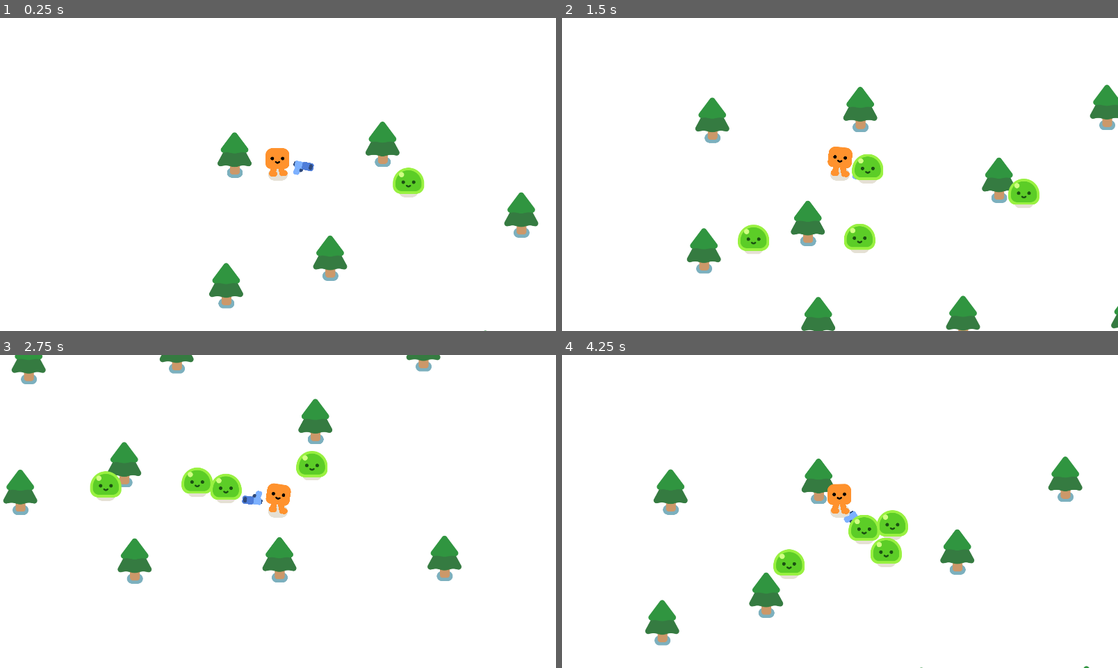
Above: before the commit, frames 1-4 (two rows, left to right).
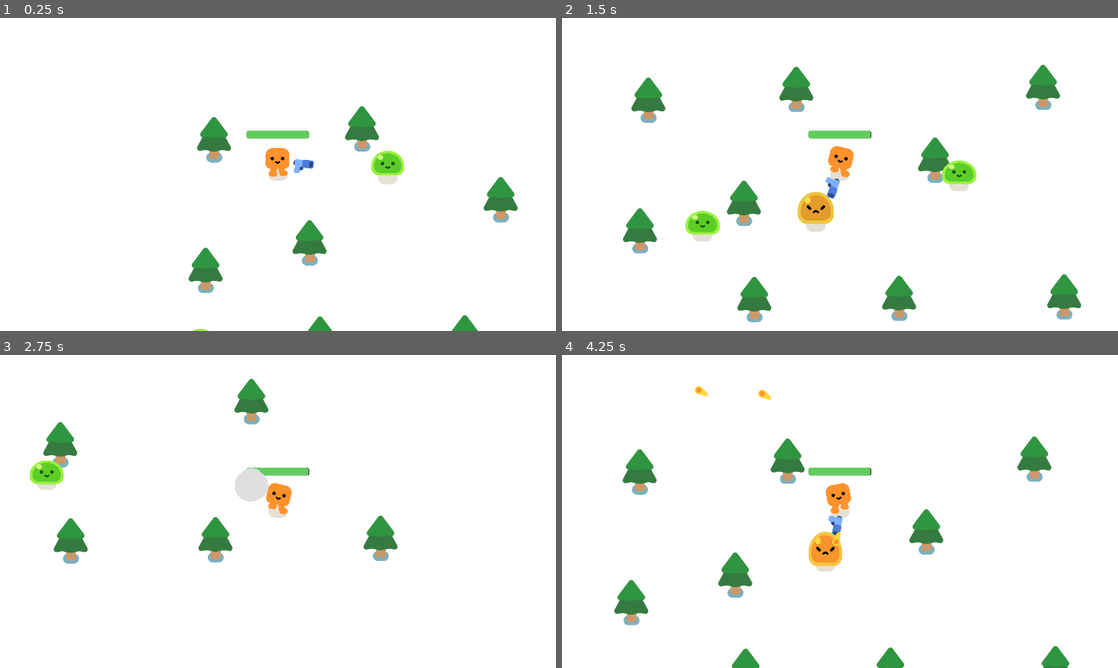
Above: after the commit, the same moments.

Repository: marjangoglani/2D_project_start_tutorial
Game: Godot game, scene res://game.tscn
Same seed, same stepped clock (60 frames per second), same inputs: the game is played once before the commit and once after it.
Inputs:
- Up to frame 1 (0.25 s): no input
- Up to frame 2 (1.5 s): hold D (move_right) 0.53-1.28 s; hold S (move_down) from 1.28 s (still down)
- Up to frame 3 (2.75 s): release S (move_down) at 2.03 s; hold D (move_right) from 2.03 s (still down)
- Up to frame 4 (4.25 s): release D (move_right) at 2.78 s; hold W (move_up) 2.78-3.53 s; hold A (move_left) from 3.53 s (still down)

The runs differ from the first frame. In frame 1, 6.5% of the frame differs, in the area x 33-97%, y 28-100%; in frame 2, 12%, in the area x 10-100%, y 14-100%; in frame 3, 9.5%; in frame 4, 9.9%.

Commit message:
progress bar and bullet feature done
:')

Diff:
--- /dev/null
+++ b/bullet.gd
@@ -0,0 +1,21 @@
+extends Area2D
+
+var travel_distance = 0
+
+func _physics_process(delta):
+	const SPEED = 1000
+	const range = 1200
+
+	var direction = Vector2.RIGHT.rotated(rotation)
+	position += direction * SPEED * delta
+
+	travel_distance += SPEED * delta
+	if (travel_distance > range):
+		queue_free()
+
+
+
+func _on_body_entered(body):
+	queue_free()
+	if body.has_method("take_damage"):
+		body.take_damage()
--- /dev/null
+++ b/bullet.tscn
@@ -0,0 +1,22 @@
+[gd_scene load_steps=4 format=3 uid="uid://74py88b8r1jp"]
+
+[ext_resource type="Script" path="res://bullet.gd" id="1_cn2ra"]
+[ext_resource type="Texture2D" uid="uid://dftkbqwsfd68r" path="res://pistol/projectile.png" id="2_vdore"]
+
+[sub_resource type="CircleShape2D" id="CircleShape2D_wboxm"]
+radius = 16.0
+
+[node name="bullet" type="Area2D"]
+top_level = true
+collision_layer = 0
+collision_mask = 3
+script = ExtResource("1_cn2ra")
+
+[node name="Projectile" type="Sprite2D" parent="."]
+position = Vector2(-11, -1)
+texture = ExtResource("2_vdore")
+
+[node name="CollisionShape2D" type="CollisionShape2D" parent="."]
+shape = SubResource("CircleShape2D_wboxm")
+
+[connection signal="body_entered" from="." to="." method="_on_body_entered"]
--- a/game.tscn
+++ b/game.tscn
@@ -15,7 +15,8 @@
 offset_bottom = 1134.0
 
 [node name="player" parent="." instance=ExtResource("1_l12tr")]
-position = Vector2(400, 256)
+y_sort_enabled = true
+position = Vector2(471, 309)
 
 [node name="pine_tree" parent="." instance=ExtResource("2_d1lm6")]
 position = Vector2(222, 697)
--- a/gun.gd
+++ b/gun.gd
@@ -5,3 +5,15 @@
 	if enemies_in_range.size() > 0:
 		var target_enemy = enemies_in_range.front()
 		look_at(target_enemy.global_position)
+
+func shoot():
+	const BULLET = preload("res://bullet.tscn")
+	var new_bullet = BULLET.instantiate()
+	new_bullet.global_position = %ShootingPoint.global_position
+	new_bullet.global_rotation = %ShootingPoint.global_rotation
+	%ShootingPoint.add_child(new_bullet)
+
+
+
+func _on_timer_timeout():
+	shoot()
--- a/gun.tscn
+++ b/gun.tscn
@@ -21,4 +21,11 @@
 texture = ExtResource("1_iahmd")
 
 [node name="ShootingPoint" type="Marker2D" parent="WeaponPivot/Pistol"]
+unique_name_in_owner = true
 position = Vector2(25, -11)
+
+[node name="Timer" type="Timer" parent="."]
+wait_time = 0.3
+autostart = true
+
+[connection signal="timeout" from="Timer" to="." method="_on_timer_timeout"]
--- a/mob.gd
+++ b/mob.gd
@@ -1,8 +1,23 @@
 extends CharacterBody2D
 
+var health = 3
 @onready var player = get_node("/root/game/player")
+
+func _ready():
+	%Slime.play_walk()
 
 func _physics_process(delta):
 	var direction = global_position.direction_to(player.global_position)
 	velocity = direction * 300.0
 	move_and_slide()
+
+func take_damage():
+	health -= 1
+	%Slime.play_hurt()
+	if health == 0:
+		queue_free()
+		const SMOKE_SCENE = preload("res://smoke_explosion/smoke_explosion.tscn")
+		var smoke = SMOKE_SCENE.instantiate()
+		# adding as a sibling
+		get_parent().add_child(smoke)
+		smoke.global_position = global_position
--- a/mob.tscn
+++ b/mob.tscn
@@ -13,6 +13,7 @@
 script = ExtResource("1_rqesm")
 
 [node name="Slime" parent="." instance=ExtResource("1_k8trn")]
+unique_name_in_owner = true
 
 [node name="CollisionShape2D" type="CollisionShape2D" parent="."]
 position = Vector2(0, -32)
--- a/player.gd
+++ b/player.gd
@@ -1,4 +1,8 @@
 extends CharacterBody2D
+
+signal health_depleted
+
+var health = 100.0
 
 func _physics_process(delta):
 	var direction = Input.get_vector("move_left", "move_right", "move_up", "move_down");
@@ -9,3 +13,11 @@
 		$HappyBoo.play_walk_animation()
 	else:
 		$HappyBoo.play_idle_animation()
+
+	const DAMAGE_RATE = 5.0
+	var overlapping_mobs = %HurtBox.get_overlapping_bodies()
+	if overlapping_mobs.size() > 0:
+		health -= DAMAGE_RATE * overlapping_mobs.size() * delta
+		%ProgressBar.value = health
+		if health <= 0.0:
+			health_depleted.emit()
--- a/player.tscn
+++ b/player.tscn
@@ -6,6 +6,23 @@
 
 [sub_resource type="CircleShape2D" id="CircleShape2D_blimy"]
 radius = 54.0093
+
+[sub_resource type="CircleShape2D" id="CircleShape2D_pxt78"]
+radius = 46.3897
+
+[sub_resource type="StyleBoxFlat" id="StyleBoxFlat_4dibf"]
+bg_color = Color(0.152941, 0.168627, 0.188235, 1)
+corner_radius_top_left = 8
+corner_radius_top_right = 8
+corner_radius_bottom_right = 8
+corner_radius_bottom_left = 8
+
+[sub_resource type="StyleBoxFlat" id="StyleBoxFlat_0tf04"]
+bg_color = Color(0.388235, 0.8, 0.372549, 1)
+corner_radius_top_left = 8
+corner_radius_top_right = 8
+corner_radius_bottom_right = 8
+corner_radius_bottom_left = 8
 
 [node name="player" type="CharacterBody2D"]
 platform_floor_layers = 4294901760
@@ -22,3 +39,24 @@
 
 [node name="Gun" parent="." instance=ExtResource("3_5ccd3")]
 position = Vector2(0, -38)
+
+[node name="HurtBox" type="Area2D" parent="."]
+unique_name_in_owner = true
+collision_layer = 0
+collision_mask = 2
+
+[node name="CollisionShape2D" type="CollisionShape2D" parent="HurtBox"]
+position = Vector2(-1, -51)
+shape = SubResource("CircleShape2D_pxt78")
+debug_color = Color(0.862745, 0.231373, 0.686275, 0.419608)
+
+[node name="ProgressBar" type="ProgressBar" parent="."]
+unique_name_in_owner = true
+offset_left = -109.0
+offset_top = -151.0
+offset_right = 108.0
+offset_bottom = -124.0
+theme_override_styles/background = SubResource("StyleBoxFlat_4dibf")
+theme_override_styles/fill = SubResource("StyleBoxFlat_0tf04")
+value = 100.0
+show_percentage = false
Binary file added: pistol/Screenshot 2024-03-27 at 12.00.57 PM.png
Not shown, added: pistol/Screenshot 2024-03-27 at 12.00.57 PM.png.import
Not shown: 1 places in player.tscn that only renumber resources
